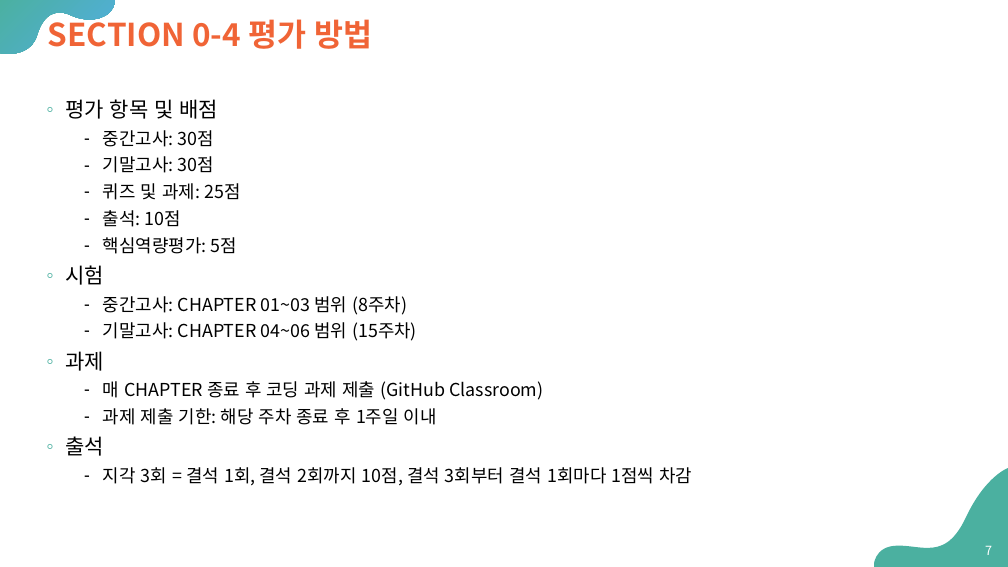
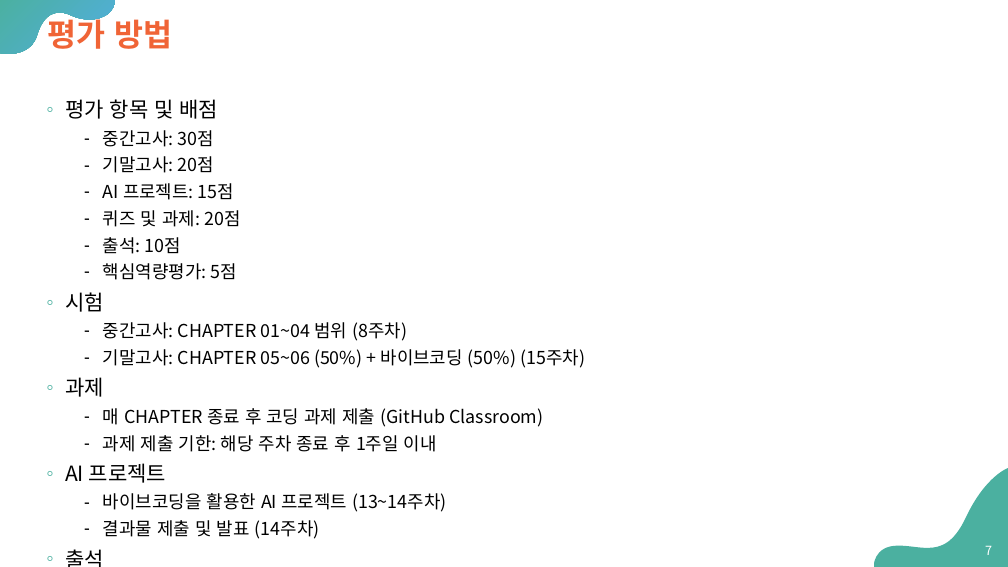
Before and after one commit to Sangdon-Park/Sangdon-Park.github.io, a slide deck: slide 7 of data/인공지능/00 - preview.pptx. Drawn at 1008x567 pixels with LibreOffice and Linux fonts; fonts in the diff are those of the drawing. Boxes give left, top, right and bottom in pixels: in the first picture for what was removed or moved away, otherwise in the second. Text is boxed around its words. In the diff, an @@ line names an element or a change of style, - is before the commit and + after.

```diff
--- a/data/인공지능/00 - preview.pptx
+++ b/data/인공지능/00 - preview.pptx
@@ title at (48, 14, 173, 49): text changed @@
-SECTION 0-4 평가 방법
+평가 방법
@@ text at (103, 156, 240, 227): text changed @@
-  ⁃ 기말고사: 30점
-  ⁃ 퀴즈 및 과제: 25점
+  ⁃ 기말고사: 20점
+  ⁃ AI 프로젝트: 15점
+  ⁃ 퀴즈 및 과제: 20점
@@ text at (103, 322, 585, 368): text changed @@
-  ⁃ 중간고사: CHAPTER 01~03 범위 (8주차)
-  ⁃ 기말고사: CHAPTER 04~06 범위 (15주차)
+  ⁃ 중간고사: CHAPTER 01~04 범위 (8주차)
+  ⁃ 기말고사: CHAPTER 05~06 (50%) + 바이브코딩 (50%) (15주차)
@@ text at (65, 463, 447, 539): paragraphs added @@
+◦ AI 프로젝트
+  ⁃ 바이브코딩을 활용한 AI 프로젝트 (13~14주차)
+  ⁃ 결과물 제출 및 발표 (14주차)
```
Also in this commit, not shown: 5 other slides changed, 2 other files.
